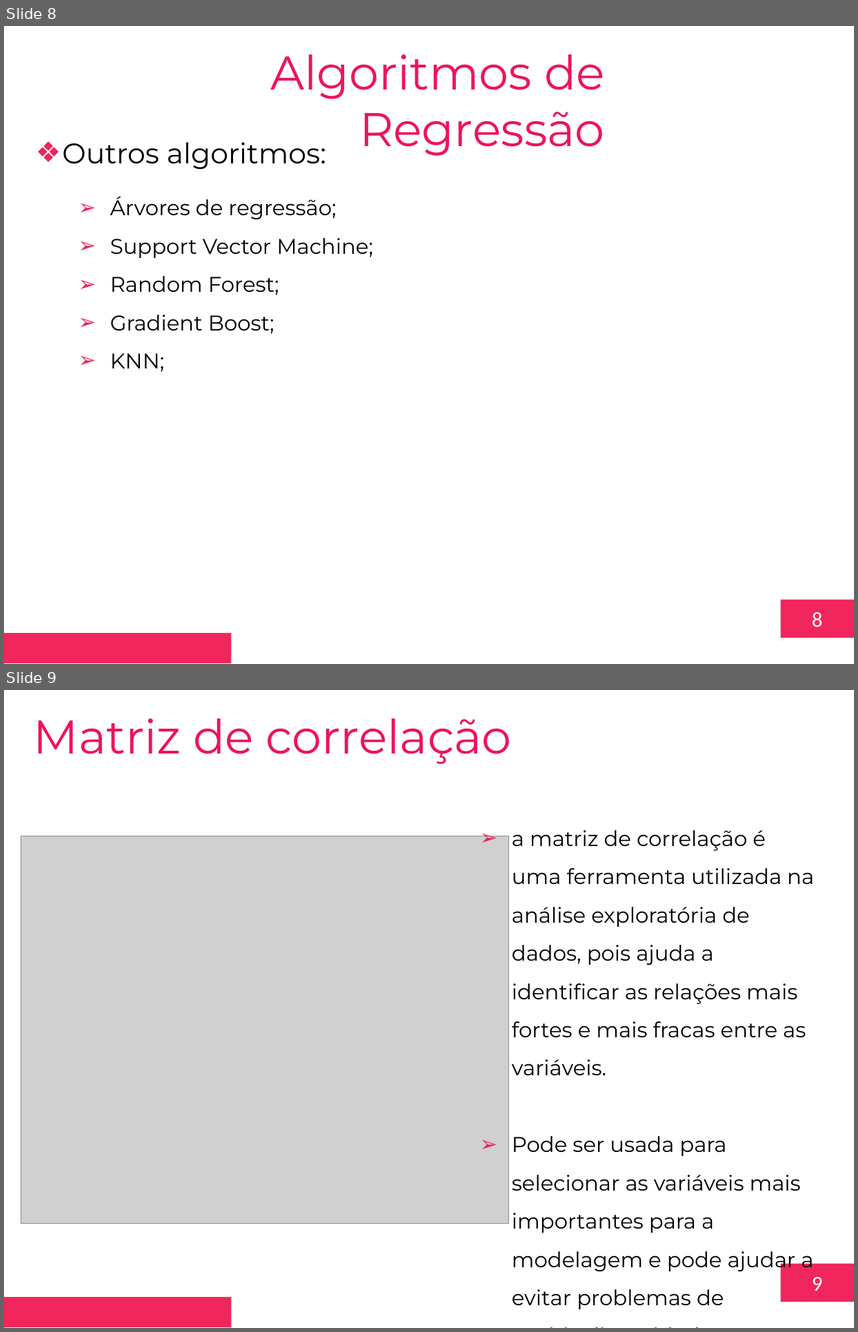
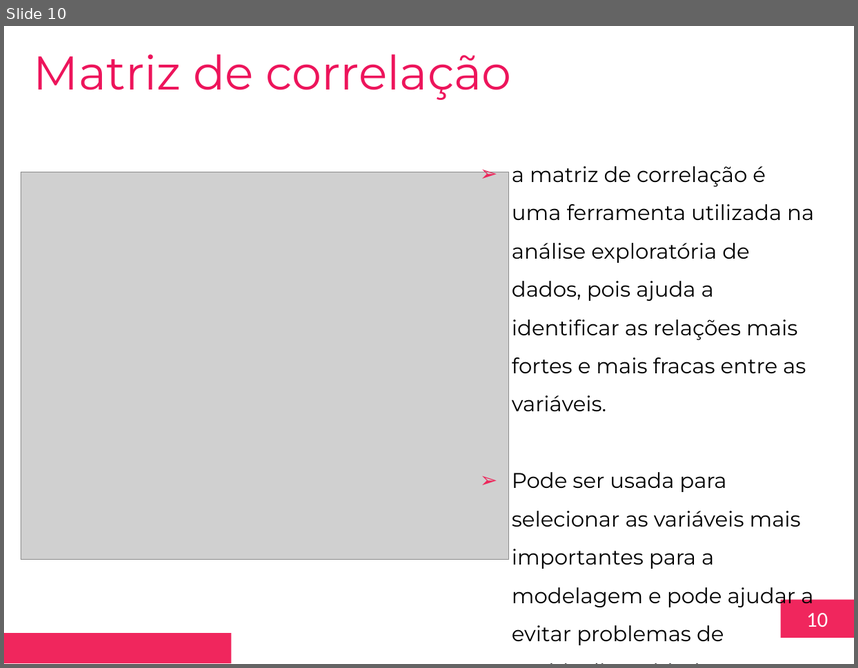
Before and after one commit to toyusan/aula-fiap-disruptive-archs, a slide deck: Aula 05/2023.03.09 Aula 05 – Modelos de aprendizado supervisionados – Regressão v1.pptx. Shown one above the other, each under a label of ours: slides 8 and 9 before the commit, slide 10 after it. The pictures are 858x1332 and 858x668 pixels, drawn with LibreOffice and Linux fonts; fonts in the diff are those of the drawing; grey boxes stand for pictures; background and template pictures are left out. Boxes give left, top, right and bottom in pixels: in the first picture for what was removed or moved away, otherwise in the second. Text is boxed around its words. In the diff, an @@ line names an element or a change of style, - is before the commit and + after.

```diff
--- a/Aula 05/2023.03.09 Aula 05 – Modelos de aprendizado supervisionados – Regressão v1.pptx
+++ b/Aula 05/2023.03.09 Aula 05 – Modelos de aprendizado supervisionados – Regressão v1.pptx
@@ slide 8 removed at bbox=[4, 26, 854, 664], background #FFFFFF; not listed: 2 template elements that a slide beside it also shows @@
@@ text removed at bbox=[270, 54, 605, 156] @@
-Algoritmos de Regressão
@@ text removed at bbox=[62, 142, 326, 169] @@
-❖ Outros algoritmos:
@@ text removed at bbox=[110, 196, 373, 372] @@
-  ➢ Árvores de regressão;
-  ➢ Support Vector Machine;
-  ➢ Random Forest;
-  ➢ Gradient Boost;
-  ➢ KNN;
@@ what was slide 9 is now slide 10 @@
@@ page number at bbox=[806, 612, 828, 626]: text changed @@
-9
+10
```
Also in this commit, not shown: 2 slides added, 1 other file.
